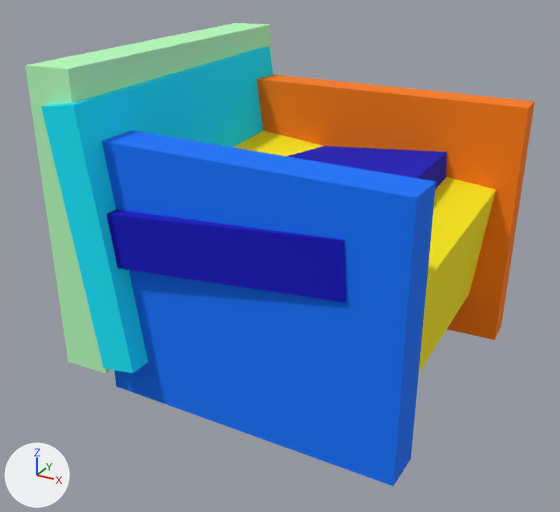
A saved change to the OBJ model train_preds/train_3_6c36a5b107e83d331191025061735ea3.obj.
Before and after are seen from a 50 mm camera at (0.64, -1.245, 0.554) aimed at (-0.013, -0.057, -0.04). Lighting does not change. The marker at lower left points along +X, +Y and +Z. Where no turn or scale is listed for an object, it has been applied to the vertices.

Objects in the first picture: 'train_3_6c36a5b107e83d331191025061735ea3'.
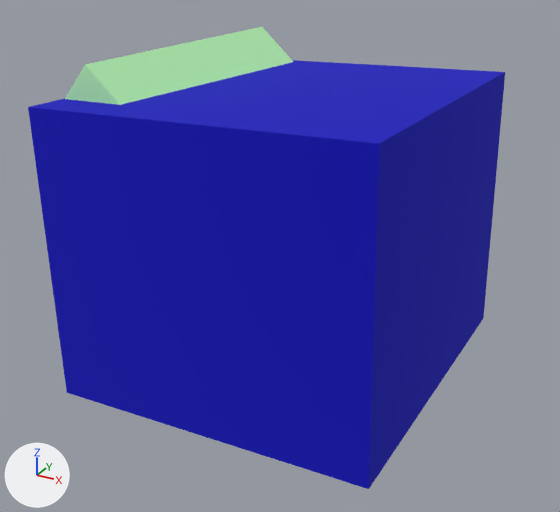
What changed in the scene script:
```text
Change mat_m1:
    mat_m1.base_color: (0.0, 0.172, 1.0) -> (0.516, 1.0, 0.484)  # blue #0073ff -> green #beffb9
Change me_train_3_6c36a5b107e83d331191025061735ea3:
    used by ob_train_3_6c36a5b107e83d331191025061735ea3; location = (0.0, 0.0, 0.0)
    remove me_train_3_6c36a5b107e83d331191025061735ea3.from_pydata(...)  # 48 vertices, 72 faces; spans x -0.343..0.351, y -0.339..0.327, z -0.276..0.332
    add me_train_3_6c36a5b107e83d331191025061735ea3.from_pydata(...)  # 16 vertices, 24 faces; spans x -0.345..0.305, y -0.358..0.315, z -0.281..0.33
    me_train_3_6c36a5b107e83d331191025061735ea3 part 1: the loose piece of 8 vertices spanning x -0.243..0.315, y -0.284..0.32, z -0.205..0.124 is rebuilt with 8 vertices and now spans x -0.323..0.305, y -0.358..0.315, z -0.281..0.289, in mat_m0 (blue #0000be)
    me_train_3_6c36a5b107e83d331191025061735ea3 part 2: the loose piece of 8 vertices spanning x -0.282..0.231, y -0.32..0.327, z -0.014..0.128 is deleted
    me_train_3_6c36a5b107e83d331191025061735ea3 part 3: the loose piece of 8 vertices spanning x -0.243..0.328, y -0.299..-0.212, z -0.276..0.214 is deleted
    me_train_3_6c36a5b107e83d331191025061735ea3 part 4: the loose piece of 8 vertices spanning x -0.243..0.351, y 0.201..0.325, z -0.274..0.229 is deleted
    me_train_3_6c36a5b107e83d331191025061735ea3 part 5: the loose piece of 8 vertices spanning x -0.299..-0.159, y -0.339..0.293, z -0.203..0.287 is deleted
    me_train_3_6c36a5b107e83d331191025061735ea3 part 6
    8 vertices are removed from x -0.343..-0.233, y -0.322..0.324, z -0.227..0.332
    12 faces are deleted
    8 vertices are added at x -0.345..-0.114, y -0.271..0.292, z 0.115..0.33
    12 new faces join them, mat_m1 (green #beffb9)
    remove me_train_3_6c36a5b107e83d331191025061735ea3.materials.append(mat_m2)  # cyan #00ebff
    remove me_train_3_6c36a5b107e83d331191025061735ea3.materials.append(mat_m3)  # green #b9ffbe
    remove me_train_3_6c36a5b107e83d331191025061735ea3.materials.append(mat_m4)  # yellow #ffef00
    remove me_train_3_6c36a5b107e83d331191025061735ea3.materials.append(mat_m5)  # orange #ff7c00
```

Changed parts and their boxes (x1, y1, x2, y2) in the pictures (560 x 512 px; the box of a moved part takes in the faces that stretch with it):
'train_3_6c36a5b107e83d331191025061735ea3', recoloured, reshaped (6% narrower): before (25, 23, 535, 486); after (28, 27, 505, 489)
part 1 of me_train_3_6c36a5b107e83d331191025061735ea3, rebuilt: before (233, 131, 496, 372); after (28, 60, 505, 489)
part 2 of me_train_3_6c36a5b107e83d331191025061735ea3, deleted (blue): before (107, 146, 447, 303)
part 3 of me_train_3_6c36a5b107e83d331191025061735ea3, deleted (blue): before (102, 130, 436, 486)
part 4 of me_train_3_6c36a5b107e83d331191025061735ea3, deleted (orange): before (257, 74, 535, 340)
part 5 of me_train_3_6c36a5b107e83d331191025061735ea3, deleted (cyan): before (41, 47, 273, 373)
part 6 of me_train_3_6c36a5b107e83d331191025061735ea3, moved or reshaped: before (25, 23, 271, 373); after (65, 27, 293, 105)
